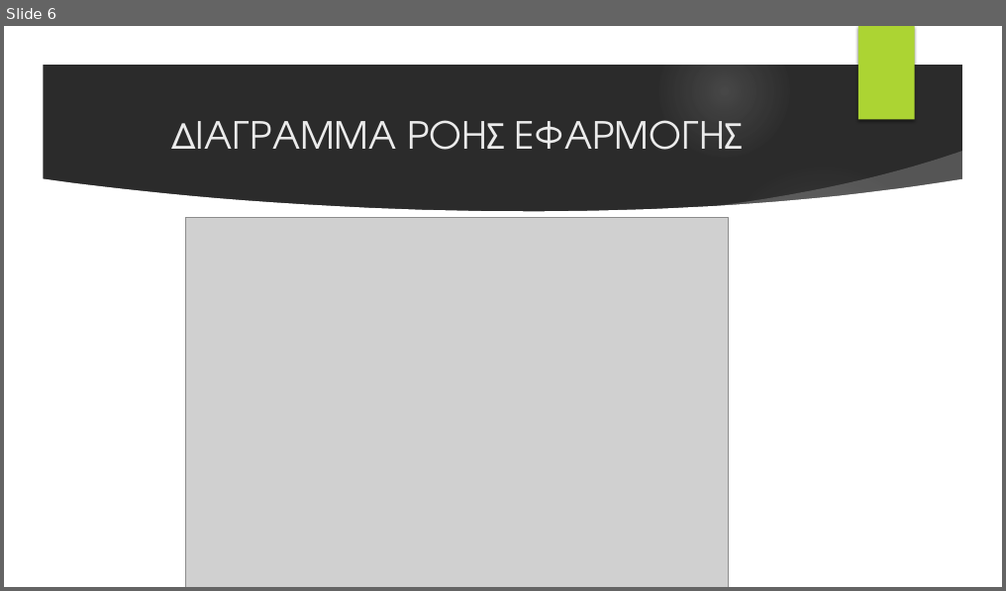
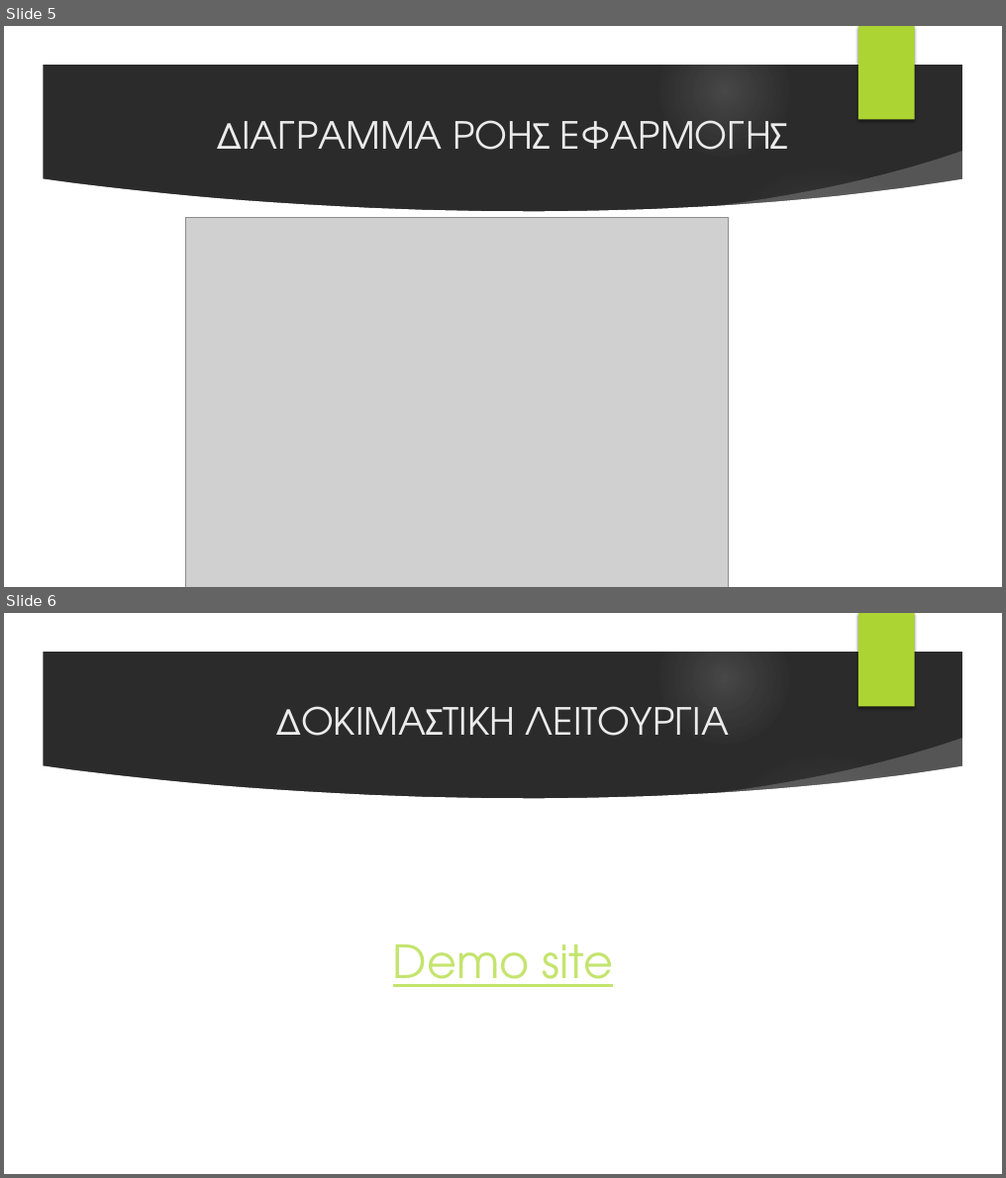
Before and after one commit to STiXzoOR/up-flightfinder-v2, a slide deck: resources/report/project_preview.pptx. Shown one above the other, each under a label of ours: slide 6 before the commit, slides 5 and 6 after it. The pictures are 1006x591 and 1006x1178 pixels, drawn with LibreOffice and Linux fonts; fonts in the diff are those of the drawing; grey boxes stand for pictures; background and template pictures are left out; a plain dark background stands for a picture behind light text. Boxes give left, top, right and bottom in pixels: in the first picture for what was removed or moved away, otherwise in the second. Text is boxed around its words. In the diff, an @@ line names an element or a change of style, - is before the commit and + after.

```diff
--- a/resources/report/project_preview.pptx
+++ b/resources/report/project_preview.pptx
@@ slide 6 added at (x1=4, y1=613, x2=1002, y2=1174), background picture (left out); not listed: 9 template elements that a slide beside it also shows @@
@@ title added at (x1=277, y1=706, x2=729, y2=736), 36 pt, text #EBEBEB @@
+ΔΟΚΙΜΑΣΤΙΚΗ ΛΕΙΤΟΥΡΓΙΑ
@@ text added at (x1=393, y1=945, x2=613, y2=987), 44 pt, text #C4E46E, underline @@
+Demo site
@@ what was slide 6 is now slide 5 @@
@@ slide 5 changed as well @@
@@ title "ΔΙΑΓΡΑΜΜΑ ΡΟΗΣ ΕΦΑΡΜΟΓΗΣ" moved from (x1=172, y1=120, x2=743, y2=150) to (x1=218, y1=120, x2=788, y2=150) @@
```
Also in this commit, not shown: 4 other slides changed, 1 other slide added, 3 slides removed.
